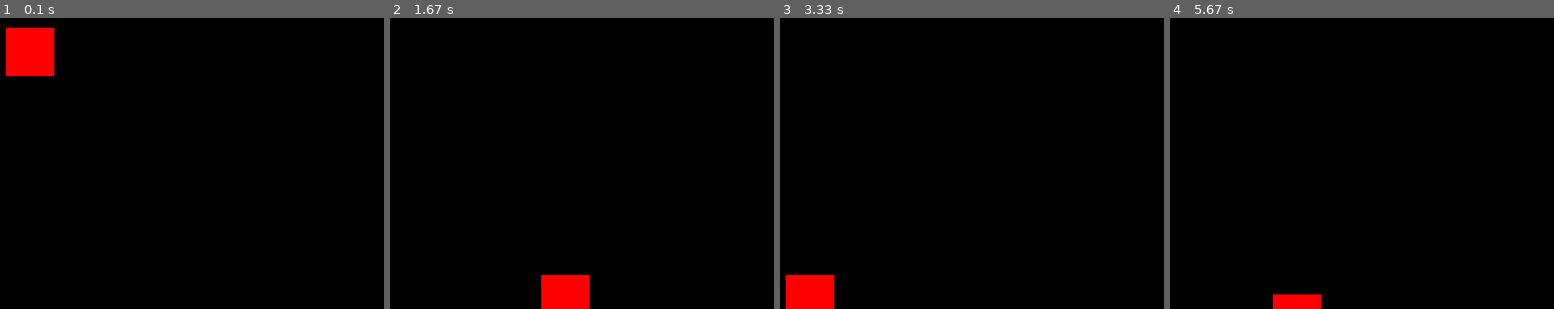
Above: before the commit, frames 1-4 (left to right).
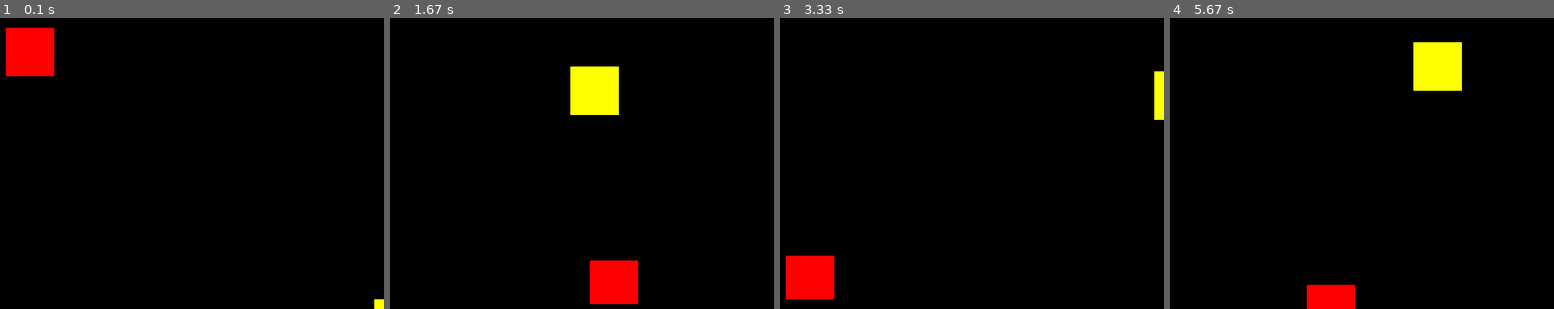
Above: after the commit, the same moments.

Repository: mmaleki92/python_teaching
Game: pygame game, started from MFT_class/game_01.py
The game is run twice, just before and just after one commit, with the same random seed, the same clock (stepped at 60 frames per second) and the same inputs.
Inputs:
- Up to frame 1 (0.1 s): no input
- Up to frame 2 (1.67 s): hold D 0.33-0.8 s; hold W 0.83-1.13 s; hold D 1.17-1.63 s
- Up to frame 3 (3.33 s): hold A 1.67-2.2 s; hold S 2.23-2.53 s; hold A 2.57-2.97 s; hold W from 3 s (still down)
- Up to frame 4 (5.67 s): release W at 3.37 s; hold D 3.4-4.03 s; hold S 4.07-4.43 s; hold A 4.47-4.93 s; hold D 4.97-5.43 s; hold W from 5.47 s (still down)

The runs differ from the first frame. In frame 1, less than 0.1% of the frame differs, in the area x 97-100%, y 96-100%; in frame 2, 5.5%, in the area x 39-65%, y 16-100%; in frame 3, 1.7%; in frame 4, 3.4%.

Commit message:
added a ghost

Diff:
--- a/MFT_class/game_01.py
+++ b/MFT_class/game_01.py
@@ -4,12 +4,18 @@
 
 RED = (255, 0, 0)
 BLACK = (0, 0, 0)
+
+G_color = (255, 255, 0)
+
 dis = pygame.display.set_mode((400,300))
 clock = pygame.time.Clock()
 game = True
 x, y = 10, 10
+
+x_g, y_g = 400 - 10, 300 - 10
+
 x_change, y_change = 0, 0
-
+size_x, size_y = 50, 50
 while game:
     for event in pygame.event.get():
         if event.type == pygame.QUIT:
@@ -39,23 +45,43 @@
     x = x + x_change
     y = y + y_change
 
+    x_g = x_g - x_change
+    y_g = y_g - y_change
+
     if x>400:
         x = 0
+        size_x = size_x + 5
     elif x<0:
         x = 400
+        size_x = size_x - 5
     if y>300:
         y = 0
+        size_y = size_y + 5
     elif y<0:
         y = 300
+        size_y = size_y - 5
+
+    if x_g>400:
+        x_g = 0
+    elif x_g<0:
+        x_g = 400
+
+    if y_g>300:
+        y_g = 0
+    elif y_g<0:
+        y_g = 300
+
 
     dis.fill(BLACK)
 
+    pygame.draw.rect(dis, RED, [x, y, size_x, size_y])
+    pygame.draw.rect(dis, G_color, [x_g, y_g, 50, 50])
 
-    pygame.draw.rect(dis, RED, [x, y, 50, 50])
+
     pygame.display.update()
 
-   # x_change, y_change = 0, 0
+    # x_change, y_change = 0, 0
 
-    clock.tick(30)
+    clock.tick(40)
 pygame.quit()
 quit()
